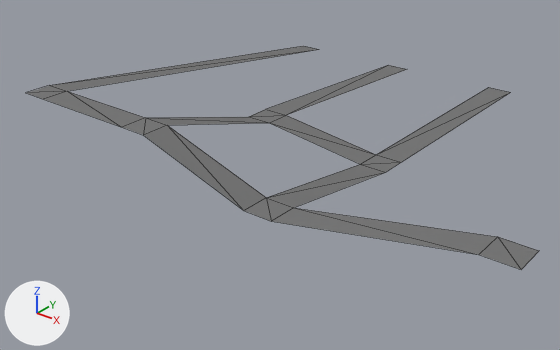
One commit to the glTF model assets/models/districts/agustin/roads_agustin.glb: the scene before it, then after it.
Both versions are drawn from a camera (50 mm lens) standing at (89.3, -121.6, 44.8) and looking at (26.4, -43.0, -4.0). The axes (+X, +Y, +Z) are drawn at lower left. The lights are the same throughout. The older version comes first. Mesh edges are drawn as thin lines. Objects named as collision shapes, trigger or cutter boxes, shadow casters or lower levels of detail are left out. Where no turn or scale is listed for an object, it has been applied to the vertices. Vertices at exactly the same position are counted once.
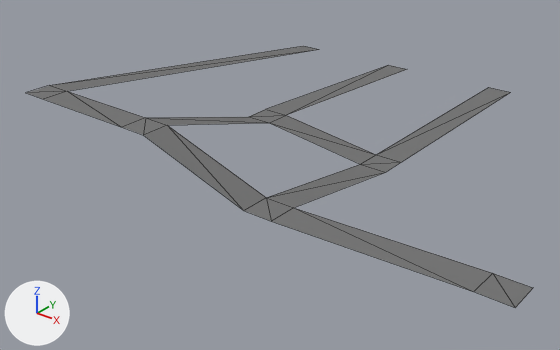
Diff of the bpy script that builds the scene:
```diff
--- a/assets/models/districts/agustin/roads_agustin.glb.py
+++ b/assets/models/districts/agustin/roads_agustin.glb.py
@@ me_plane @@
 me_plane.from_pydata(...)  # 30 vertices, 30 faces; spans x -2.0..70.0, y -64.0..0.0, z 0.0..8.0
 # used by ob_plane; location = (0.0, 0.0, 0.0)
 # before: 26 (66.0, -60.0, 8.0) at pixel (497, 236), 27 (66.0, -64.0, 8.0) at pixel (478, 254), 28 (70.0, -60.0, 8.0) at pixel (539, 250), 29 (70.0, -64.0, 8.0) at pixel (521, 269)
+# me_plane part 1
+for i in [*range(26, 30)]: me_plane.vertices[i].co += Vector((0.0, 0.0, -4.0))
 me_plane.materials.append(mat_road)
```

What differs and where, as boxes (x1, y1, x2, y2) in the pictures (560 x 350 px; the box of a moved part takes in the faces that stretch with it):
'Plane', reshaped (17% taller)
    before: (27, 46, 539, 270)
    after: (27, 46, 533, 308)
part 1 of me_plane, moved or reshaped
    before: (272, 208, 539, 270)
    after: (272, 208, 533, 308)
